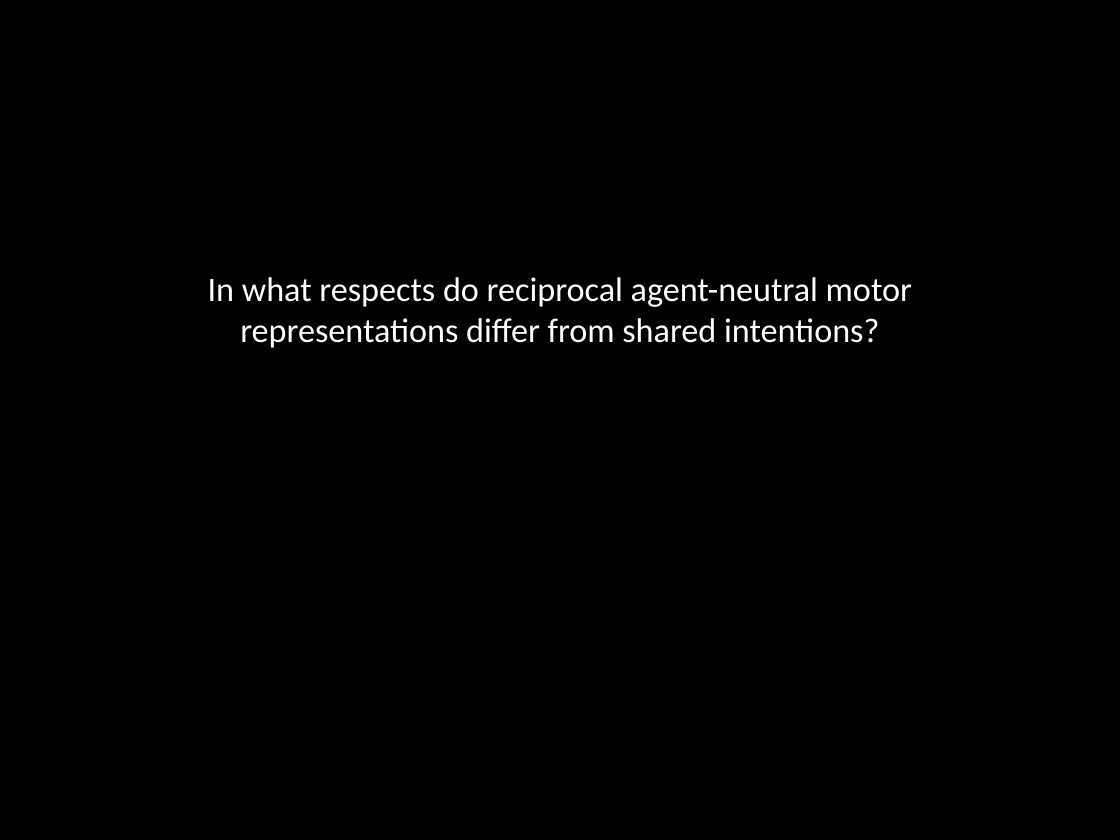
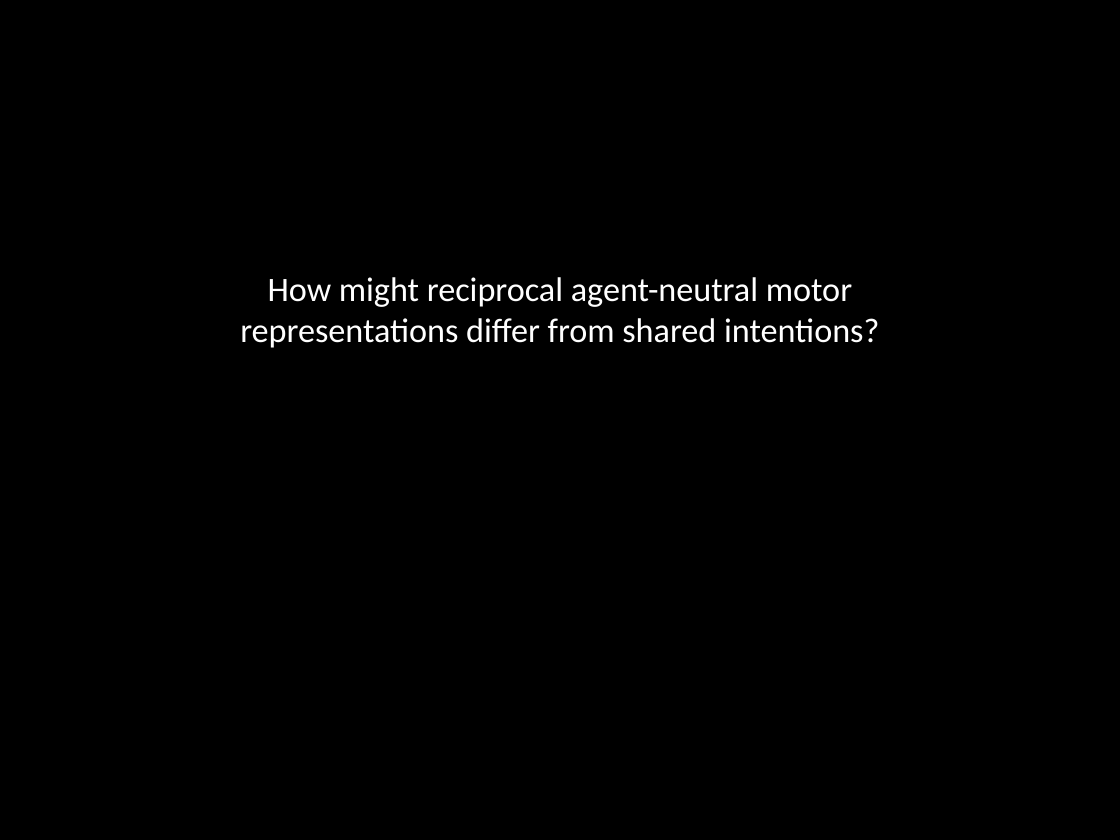
Before and after one commit to butterfill/writing, a slide deck: slide 60 of conf joint action --- sharing goals vs sharing intentions cambridge 2012 talk/intention and motor representation in joint action v2.pptx (slide 58 before the commit). Drawn at 1120x840 pixels with LibreOffice and Linux fonts; fonts in the diff are those of the drawing. Boxes give left, top, right and bottom in pixels: in the first picture for what was removed or moved away, otherwise in the second. Text is boxed around its words. In the diff, an @@ line names an element or a change of style, - is before the commit and + after.

```diff
--- a/conf joint action --- sharing goals vs sharing intentions cambridge 2012 talk/intention and motor representation in joint action v2.pptx
+++ b/conf joint action --- sharing goals vs sharing intentions cambridge 2012 talk/intention and motor representation in joint action v2.pptx
@@ text at <box>240,277,879,348</box>: text changed @@
-In what respects do reciprocal agent-neutral motor representations differ from shared intentions?
+How might reciprocal agent-neutral motor representations differ from shared intentions?
```
Also in this commit, not shown: 13 other slides changed, 3 slides added, 1 slide removed, 11 other files.
